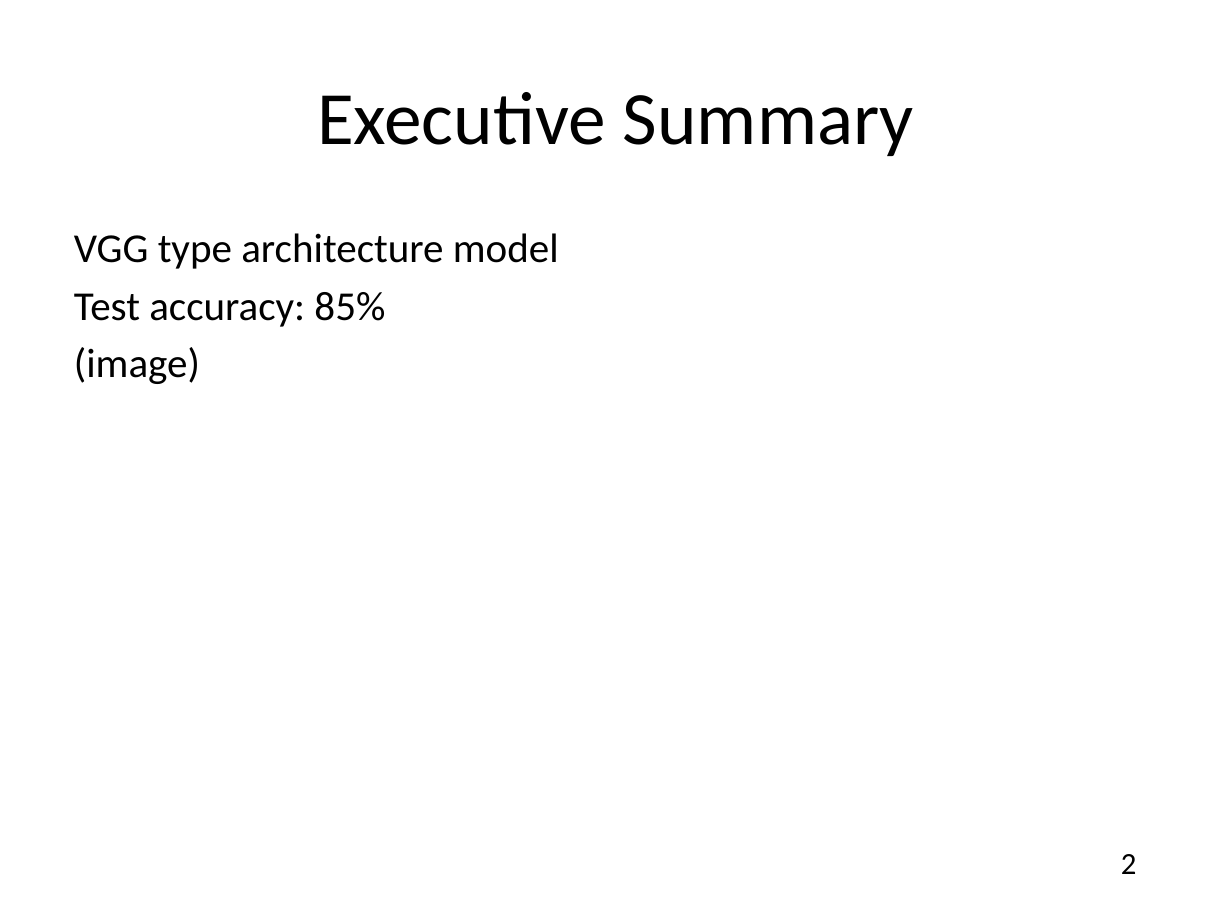
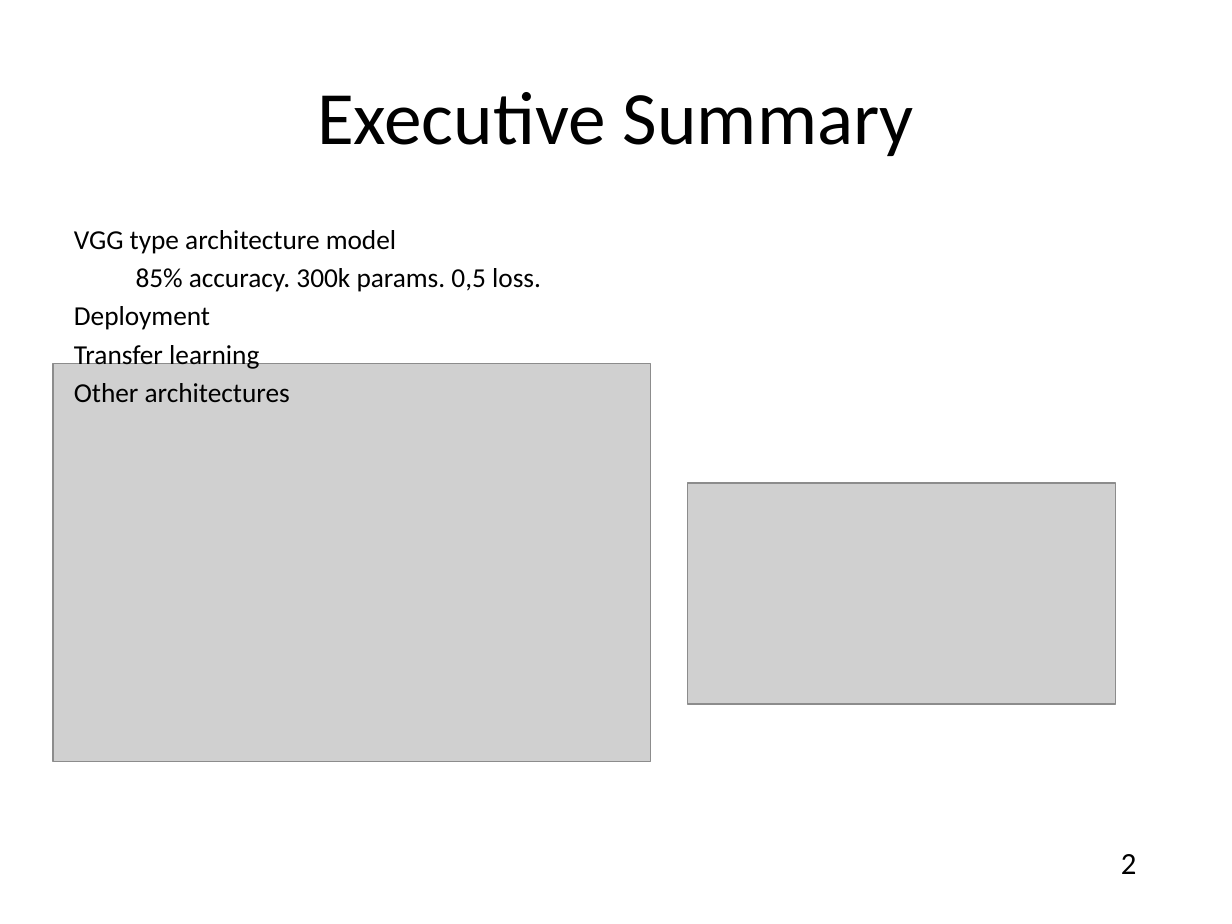
Before and after one commit to biancaene/ironhack_2026_cnn_group1, a slide deck: slide 2 of presentation/CNN_Image_Classification_Presentation.pptx. Drawn at 1232x924 pixels with LibreOffice and Linux fonts; fonts in the diff are those of the drawing; grey boxes stand for pictures. Boxes give left, top, right and bottom in pixels: in the first picture for what was removed or moved away, otherwise in the second. Text is boxed around its words. In the diff, an @@ line names an element or a change of style, - is before the commit and + after.

```diff
--- a/presentation/CNN_Image_Classification_Presentation.pptx
+++ b/presentation/CNN_Image_Classification_Presentation.pptx
@@ text at bbox=[74, 230, 396, 254]: size 24 to 16 pt in "VGG type architecture model"; less space between paragraphs @@
@@ text at bbox=[74, 268, 541, 402]: text changed; size 24 to 16 pt @@
-Test accuracy: 85%
-(image)
+85% accuracy. 300k params. 0,5 loss.
+Deployment
+Transfer learning
+Other architectures
@@ picture added at bbox=[53, 363, 650, 761] @@
@@ picture added at bbox=[687, 483, 1116, 705] @@
```
Also in this commit, not shown: 1 other slide changed.
